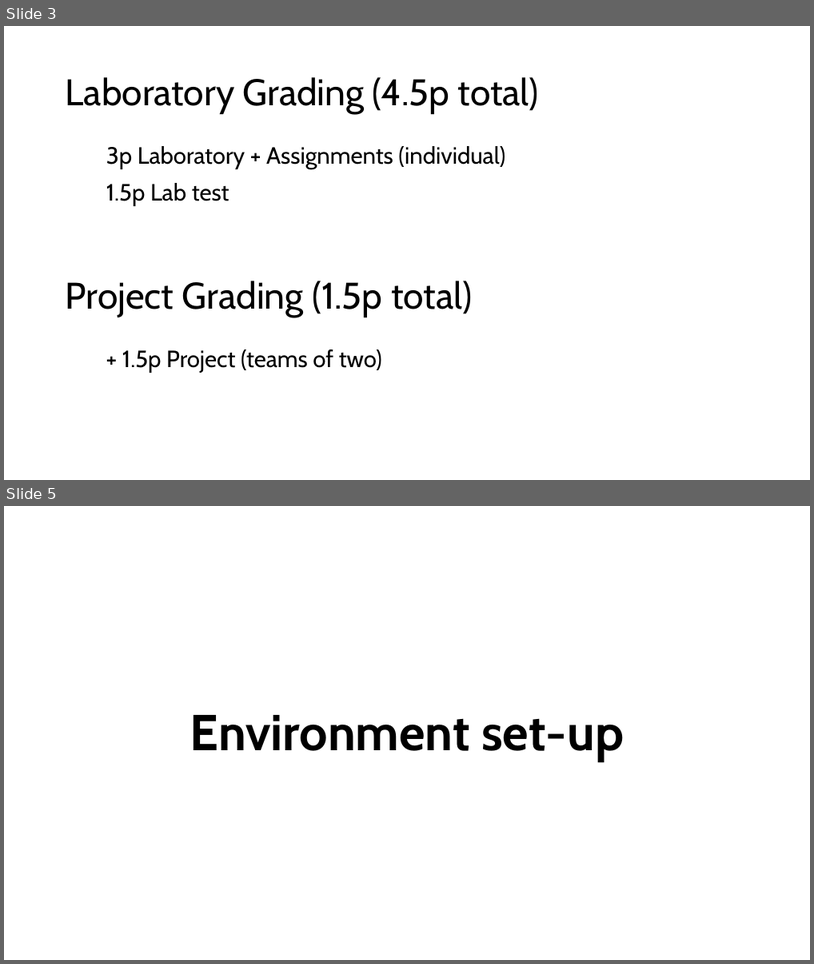
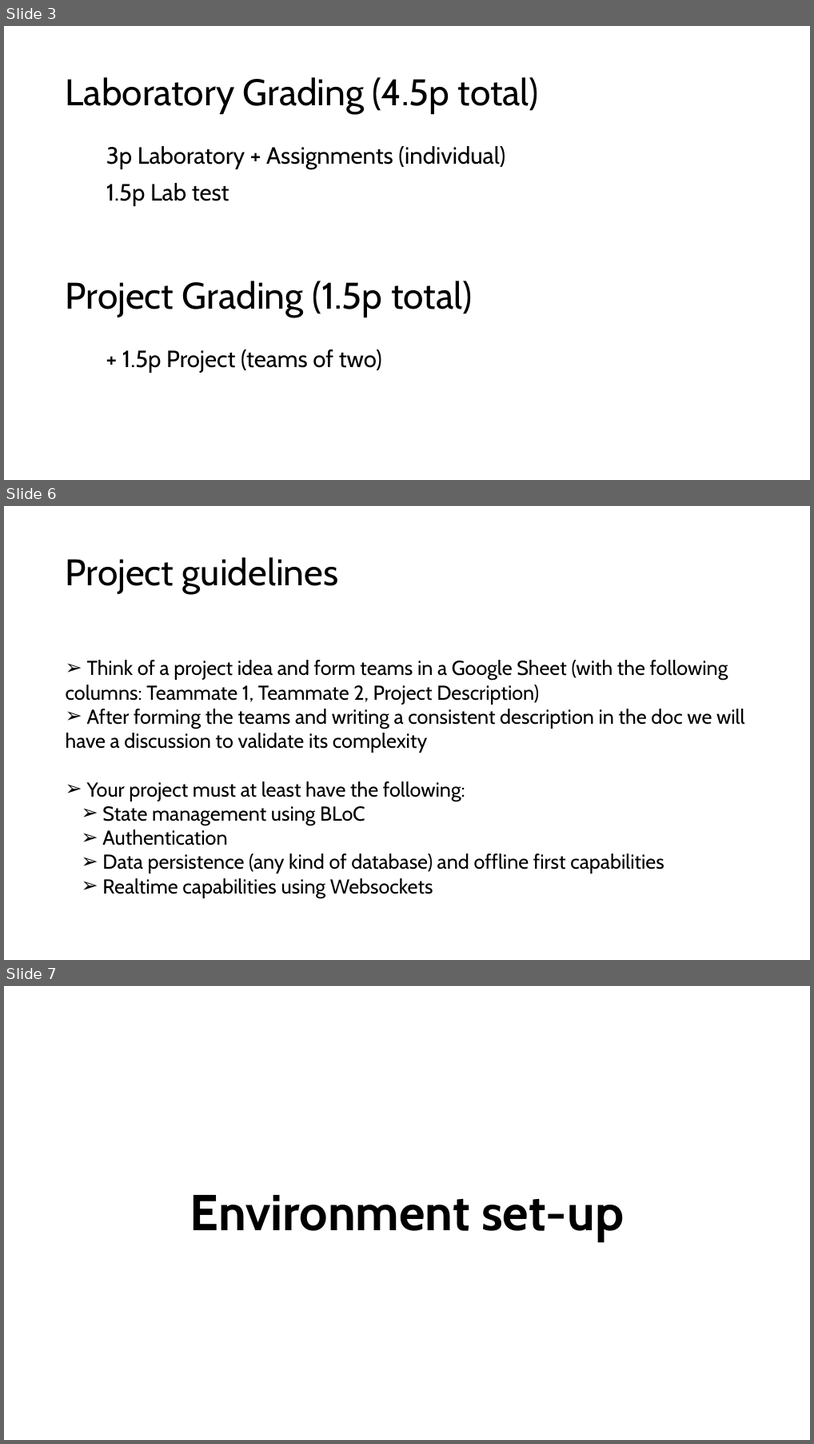
Before and after one commit to rusudinu/mobile-and-embedded-computing, a slide deck: labs/Mobile-and-Embedded-Lab1.pptx. Shown one above the other, each under a label of ours: slides 3 and 5 before the commit, slides 3, 6 and 7 after it; the slides between them are not shown. The pictures are 814x964 and 814x1444 pixels, drawn with LibreOffice and Linux fonts; fonts in the diff are those of the drawing; background and template pictures are left out. Boxes give left, top, right and bottom in pixels: in the first picture for what was removed or moved away, otherwise in the second. Text is boxed around its words. In the diff, an @@ line names an element or a change of style, - is before the commit and + after.

Commit message:
lab1 project details

```diff
--- a/labs/Mobile-and-Embedded-Lab1.pptx
+++ b/labs/Mobile-and-Embedded-Lab1.pptx
@@ slide 6 added at box(4, 506, 810, 960), background #FFFFFF @@
@@ title added at box(66, 557, 339, 594), 44 pt, text #000000 @@
+Project guidelines
@@ text added at box(66, 660, 745, 898), 24 pt, text #000000 @@
+➢ Think of a project idea and form teams in a Google Sheet (with the following columns: Teammate 1, Teammate 2, Project Description)
+➢ After forming the teams and writing a consistent description in the doc we will have a discussion to validate its complexity
+➢ Your project must at least have the following:
+  ➢ State management using BLoC
+  ➢ Authentication
+  ➢ Data persistence (any kind of database) and offline first capabilities
+  ➢ Realtime capabilities using Websockets
@@ what was slide 5 is now slide 7 @@
```
Also in this commit, not shown: 1 slide changed, 1 other slide added.
